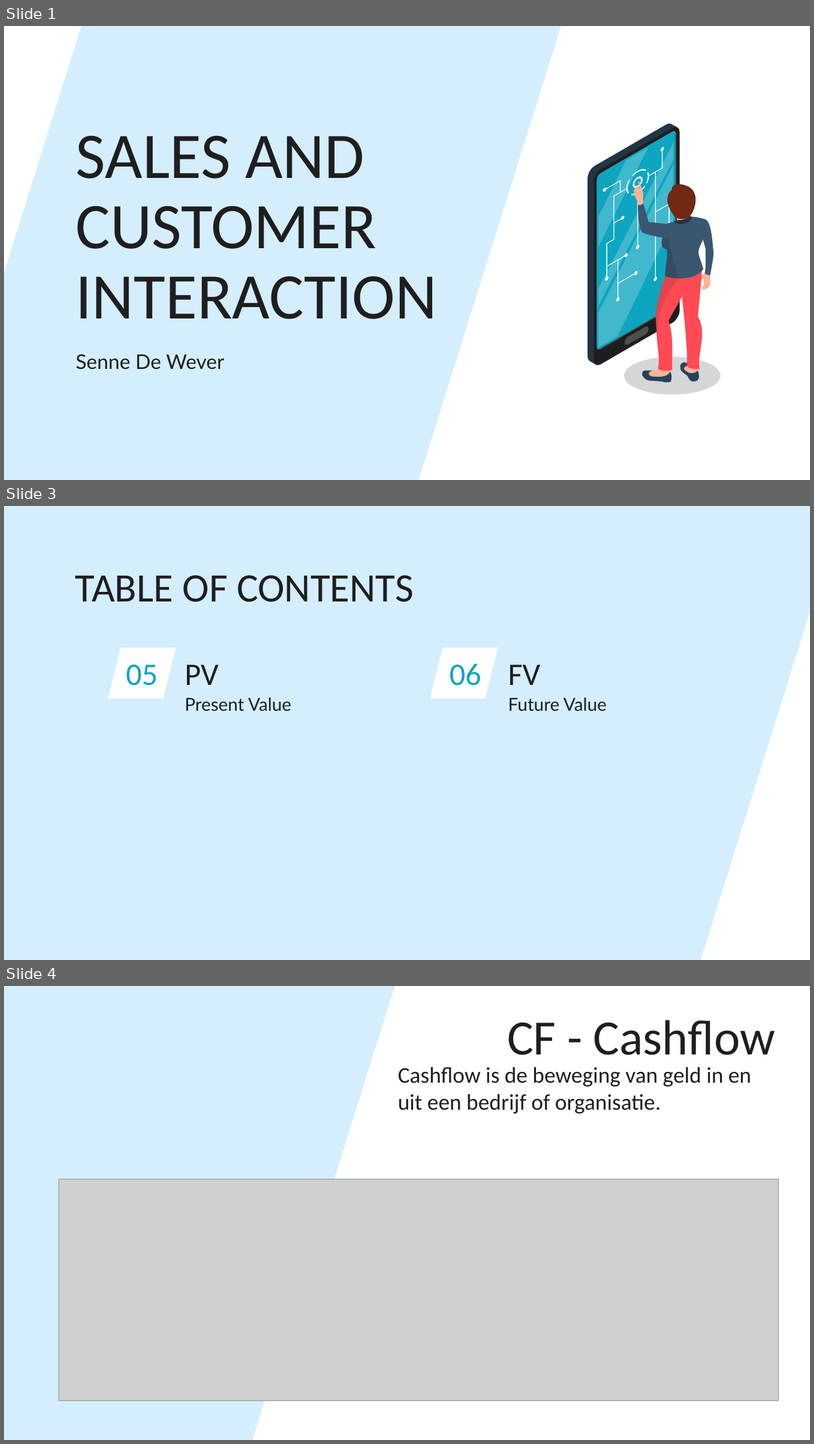
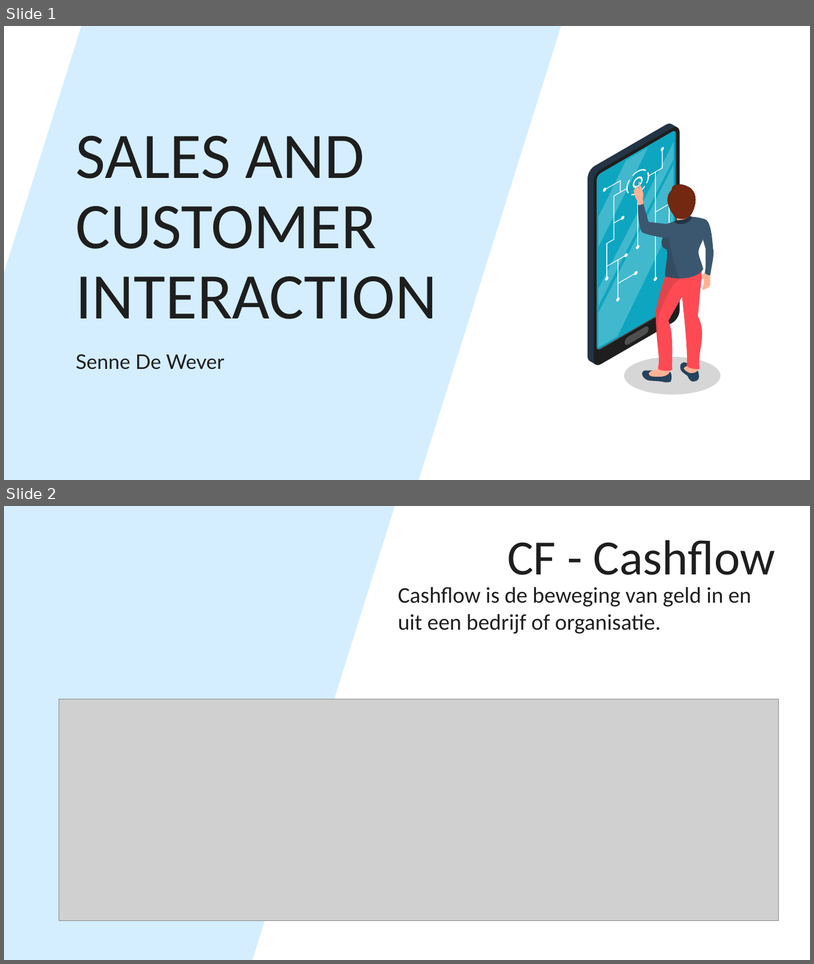
Before and after one commit to SenneDW/SCI-SenneDeWever-2223, a slide deck: Opdracht6/SCI_Presentatie_SenneDeWever.pptx. Shown one above the other, each under a label of ours: slides 1, 3 and 4 before the commit, slides 1 and 2 after it; the slides between them are not shown. The pictures are 814x1444 and 814x964 pixels, drawn with LibreOffice and Linux fonts; fonts in the diff are those of the drawing; grey boxes stand for pictures. Boxes give left, top, right and bottom in pixels: in the first picture for what was removed or moved away, otherwise in the second. Text is boxed around its words. In the diff, an @@ line names an element or a change of style, - is before the commit and + after.

```diff
--- a/Opdracht6/SCI_Presentatie_SenneDeWever.pptx
+++ b/Opdracht6/SCI_Presentatie_SenneDeWever.pptx
@@ slide 3 removed at (4,506,810,960), background #D4EEFF @@
@@ freeform shape removed at (700,506,810,960) @@
@@ title removed at (75,575,414,602) @@
-TABLE OF CONTENTS
@@ parallelogram removed at (108,647,176,698) @@
@@ parallelogram removed at (430,647,498,698) @@
@@ title removed at (126,664,158,685) @@
-05
@@ subtitle removed at (185,664,218,685) @@
-PV
@@ title removed at (450,663,482,685) @@
-06
@@ subtitle removed at (509,664,541,685) @@
-FV
@@ subtitle removed at (185,697,291,711) @@
-Present Value
@@ subtitle removed at (509,697,607,711) @@
-Future Value
@@ what was slide 4 is now slide 2 @@
```
Also in this commit, not shown: 1 slide changed, 1 other slide removed.
